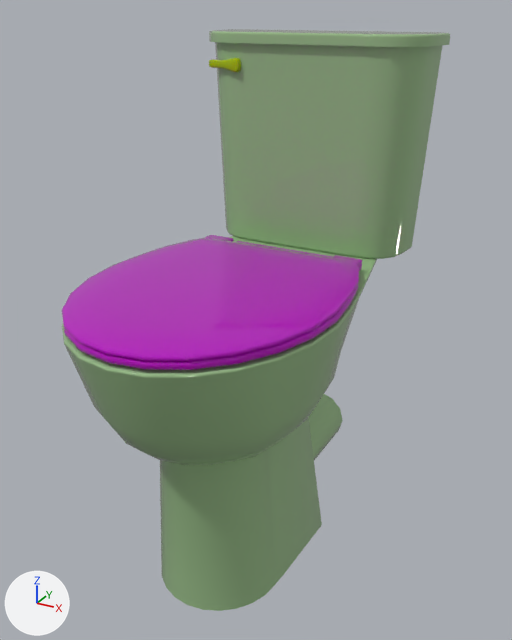
An edit to the FBX model Assets/ART/Meshes/BATHROOM/SM_Toilet.fbx, drawn before and after from the same camera.
Before and after are seen from a 50 mm camera at (0.79, -1.248, 1.353) aimed at (0.026, 0.141, 0.659). Every picture has the same lights, and +X, +Y and +Z are marked at lower left. The picture after the commit comes second. Where no turn or scale is listed for an object, it has been applied to the vertices.

The first picture shows 'SM_Toilet', 'SM_Toilet_Flush', 'SM_Toilet_Top_01', 'SM_Toilet_Top_02'.
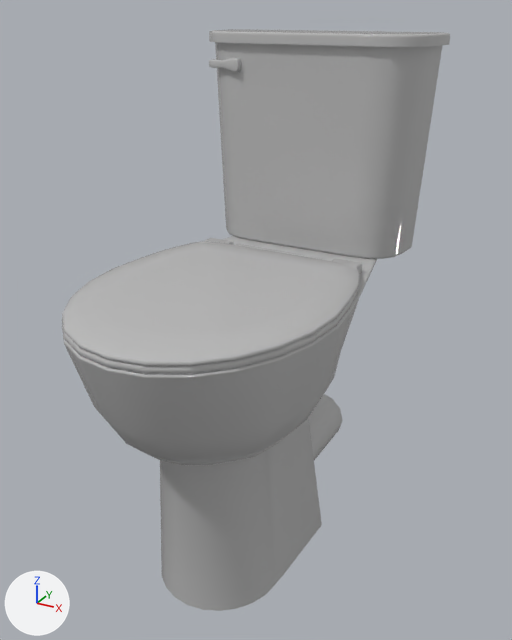
Boxes (x1, y1, x2, y2) around the edits, measured in the pictures (512 x 640 px):
'SM_Toilet', recoloured (green to grey): (62, 29, 450, 611) in both
'SM_Toilet_Top_02', recoloured, moved: before (62, 235, 362, 361); after (62, 238, 362, 366)
'SM_Toilet_Top_01', recoloured, moved (mostly hidden): before (63, 241, 359, 370); after (62, 244, 358, 374)
'SM_Toilet_Flush', recoloured (yellow to grey): (209, 58, 241, 72) in both

Diff of the bpy script that builds the scene:
```diff
--- a/Assets/ART/Meshes/BATHROOM/SM_Toilet.fbx.py
+++ b/Assets/ART/Meshes/BATHROOM/SM_Toilet.fbx.py
@@ mat_default @@
+mat_default = principled_material('Default')
+mat_default.base_color = (0.5, 0.5, 0.5)  # grey #bcbcbc
+mat_default.roughness = 0.0
@@ me_mesh_001 @@
 # used by ob_sm_toilet_top_01; location = (0.0, 0.332, 0.762)
-me_mesh_001.from_pydata(...)  # 260 vertices, 268 faces; spans x -0.294..0.294, y -0.703..0.015, z 0.0..0.018
-me_mesh_001.materials.append(mat_m_plastic_03)  # pink #b500bc
+me_mesh_001.from_pydata(...)  # 260 vertices, 268 faces; spans x -0.294..0.293, y -0.703..0.015, z 0.0..0.018
+# edits to the shape of me_mesh_001 do not show in these pictures
+me_mesh_001.materials.append(mat_default)  # grey #bcbcbc
@@ me_mesh @@
 me_mesh.from_pydata(...)  # 720 vertices, 724 faces; spans x -0.313..0.313, y -0.375..0.62, z 0.0..1.3
-me_mesh.materials.append(mat_m_iron_painted)  # green #98bc89
+me_mesh.materials.append(mat_default)  # grey #bcbcbc
@@ me_mesh_003 @@
 # used by ob_sm_toilet_top_02; location = (0.0, 0.332, 0.762)
-me_mesh_003.from_pydata(...)  # 323 vertices, 344 faces; spans x -0.292..0.292, y -0.704..0.0, z 0.0..0.042
-me_mesh_003.materials.append(mat_m_plastic_03)  # pink #b500bc
+me_mesh_003.from_pydata(...)  # 323 vertices, 344 faces; spans x -0.291..0.293, y -0.704..0.0, z 0.0..0.042
+# edits to the shape of me_mesh_003 do not show in these pictures
+me_mesh_003.materials.append(mat_default)  # grey #bcbcbc
@@ me_mesh_002 @@
 me_mesh_002.from_pydata(...)  # 76 vertices, 94 faces; spans x -0.0782..0.0254, y -0.0198..0.0157, z -0.0171..0.0171
-me_mesh_002.materials.append(mat_m_metal_01)  # yellow #a5bc00
+me_mesh_002.materials.append(mat_default)  # grey #bcbcbc
@@ ob_sm_toilet_top_01 @@
 ob_sm_toilet_top_01 = bpy.data.objects.new('SM_Toilet_Top_01', me_mesh_001)
-ob_sm_toilet_top_01.location = (0.0, 0.332, 0.762)
+ob_sm_toilet_top_01.location = (0.001, 0.329, 0.755)
@@ ob_sm_toilet_top_02 @@
 ob_sm_toilet_top_02 = bpy.data.objects.new('SM_Toilet_Top_02', me_mesh_003)
-ob_sm_toilet_top_02.location = (0.0, 0.332, 0.762)
+ob_sm_toilet_top_02.location = (0.001, 0.329, 0.754)
```
